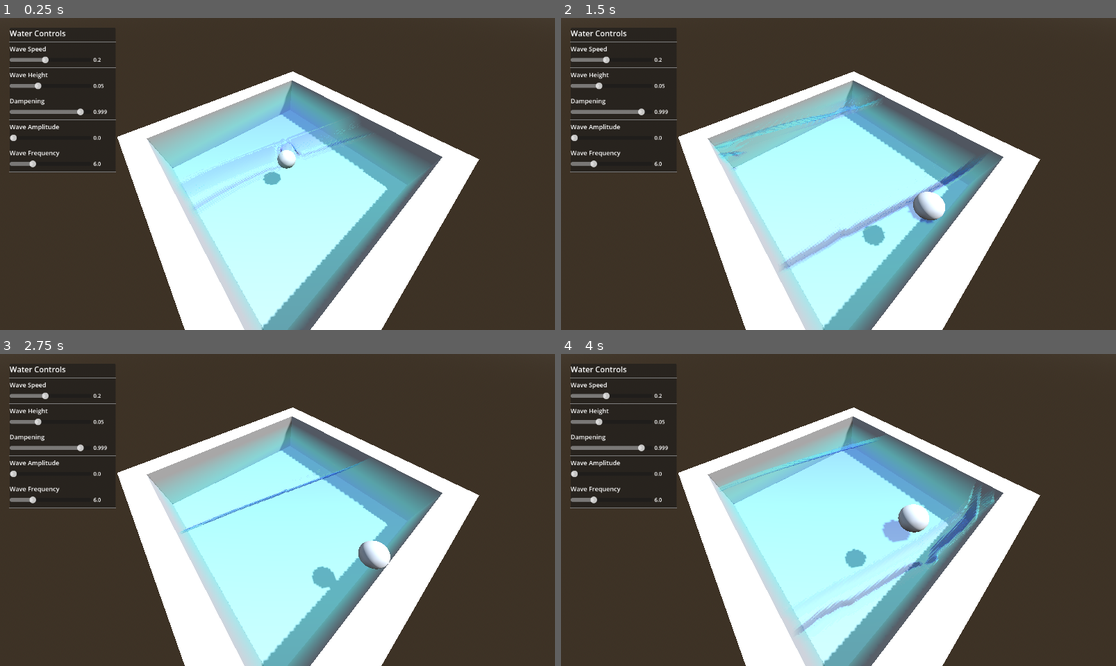
Above: before the commit, frames 1-4 (two rows, left to right).
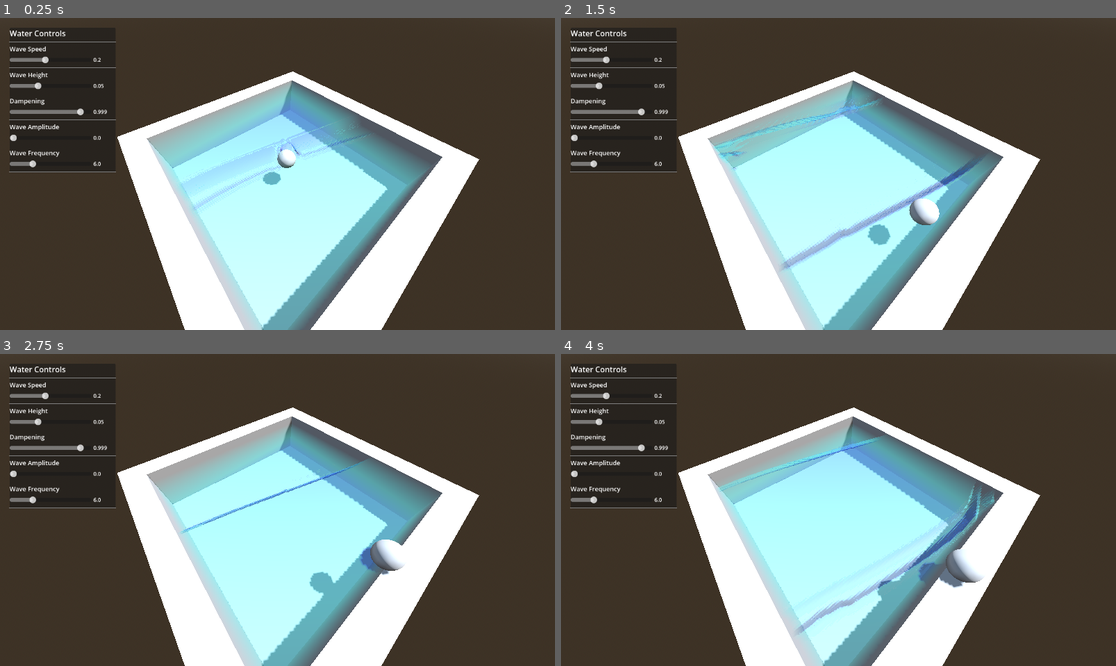
Above: after the commit, the same moments.

Repository: ColinNeary/WaterDemo
Game: Godot game, scene res://Scenes/main.tscn
Same seed, same stepped clock (60 frames per second), same inputs: the game is played once before the commit and once after it.
Inputs (mouse positions are in pixels of both pictures, inside the frame that each line leads up to):
- Up to frame 1 (0.25 s): no input
- Up to frame 2 (1.5 s): move the mouse to (960, 158) at 0.52 s; hold D (move_right) 0.53-1.25 s; tap Space (jump) at 0.6, 0.77, 1.07 s; click (960, 158) at 0.67 s; drag from (727, 189) to (810, 236) at 1.27 s
- Up to frame 3 (2.75 s): move the mouse to (333, 441) at 2.02 s; hold D (move_right) from 2.03 s (still down); tap Space (jump) at 2.1 s
- Up to frame 4 (4 s): release D (move_right) at 2.75 s; drag from (810, 572) to (672, 463) at 2.77 s; move the mouse to (1005, 556) at 3.52 s; hold A (move_left) from 3.53 s (still down); tap Space (jump) at 3.6, 3.77 s

The runs differ from the first frame. In frame 1, less than 0.1% of the frame differs, in the area x 39-54%, y 42-53%; in frame 2, 0.6%; in frame 3, 0.8%; in frame 4, 1.8%, in the area x 51-77%, y 48-79%.

Commit message:
Update water.gd

Diff:
--- a/Scenes/Water/water.gd
+++ b/Scenes/Water/water.gd
@@ -21,13 +21,14 @@
 	time += delta
 	material.set_shader_parameter("wave_time", time)
 
+# Takes in a 3D world position and outputs the water level at that coordinate
+# Attempts to copy the existing sine wave injection code in simulate.gdshader
+# TODO: Not working as intended
 func get_height(world_position: Vector3) -> float:
 	# Convert world position to UV-like coordinates
-	var uv_x = wrapf(world_position.x, 0, 1)
-	var uv_y = wrapf(world_position.z, 0, 1)
+	var uv_x = wrapf(world_position.x + time * wave_speed, 0, 1)
+	var uv_y = wrapf(world_position.z + time * wave_speed, 0, 1)
 
-	# Optional: scale UVs if your mesh is large/small
-	#uv *= 0.1
 
 	var wave1 = sin(uv_x * wave_frequency + time * wave_speed) * wave_amplitude
 	var wave2 = sin((uv_x * 0.7 + uv_y * 0.7) * wave_frequency * 0.8 + time * wave_speed * 0.9) * wave_amplitude * 0.6
